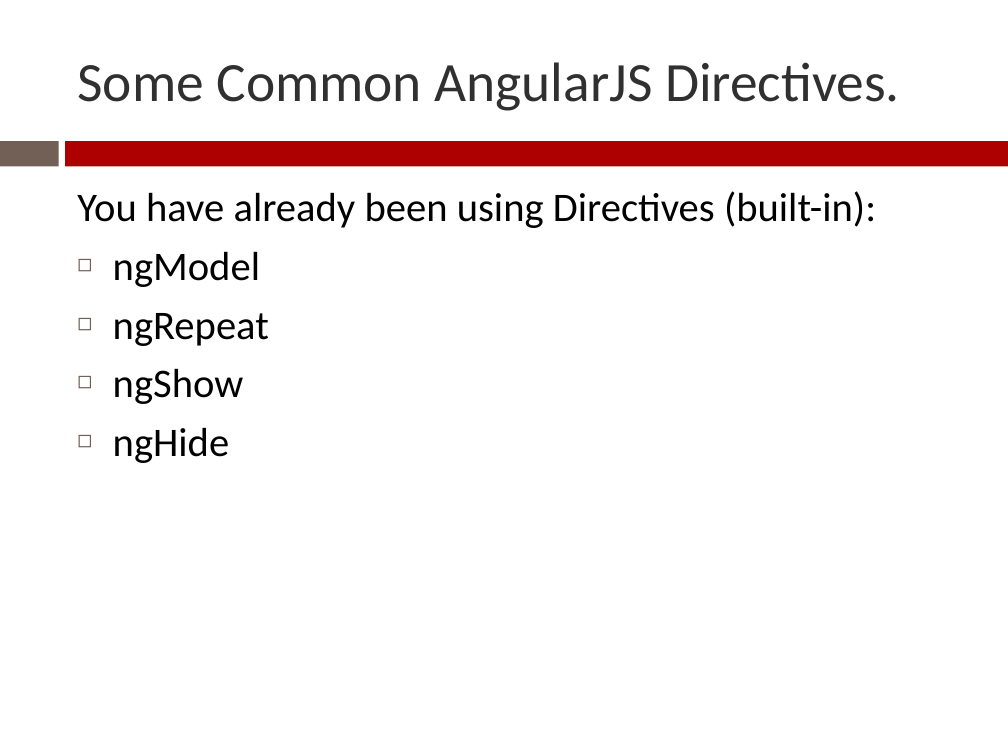
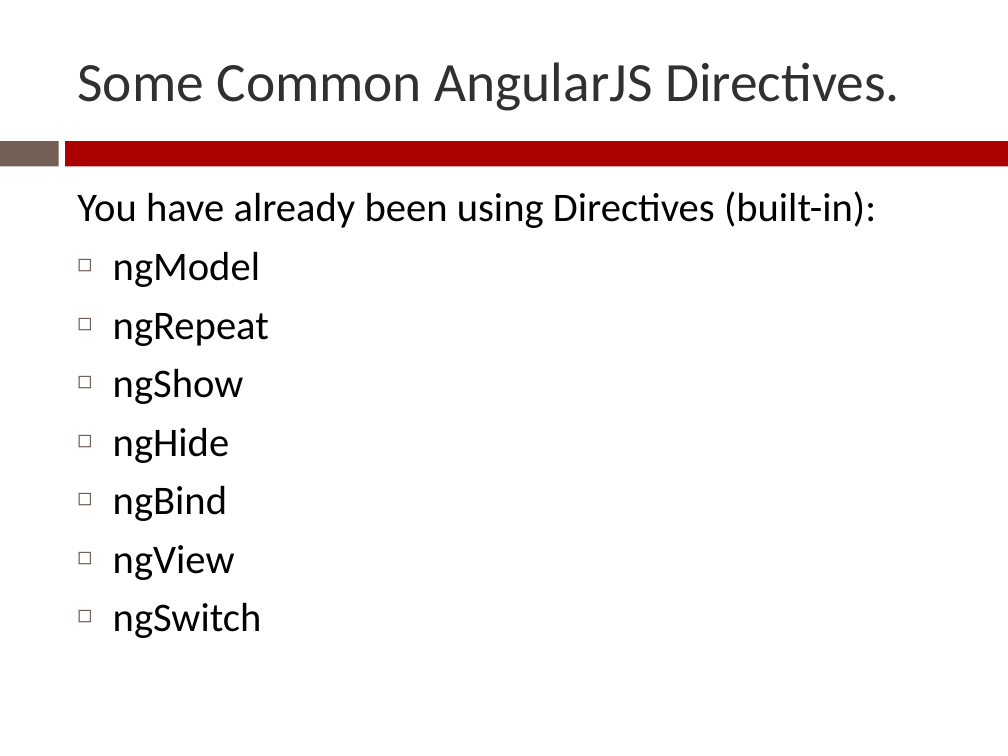
Before and after one commit to Zenitram-Oriaj/AngularJS_Directives, a slide deck: slide 5 of presentation/ajs_dir_presentation.pptx. Drawn at 1008x756 pixels with LibreOffice and Linux fonts; fonts in the diff are those of the drawing. Boxes give left, top, right and bottom in pixels: in the first picture for what was removed or moved away, otherwise in the second. Text is boxed around its words. In the diff, an @@ line names an element or a change of style, - is before the commit and + after.

```diff
--- a/presentation/ajs_dir_presentation.pptx
+++ b/presentation/ajs_dir_presentation.pptx
@@ text at box(113, 485, 262, 638): paragraphs added @@
+◻ ngBind
+◻ ngView
+◻ ngSwitch
```
Also in this commit, not shown: 5 other slides changed, 6 slides added, 1 slide removed, 1 other file.
